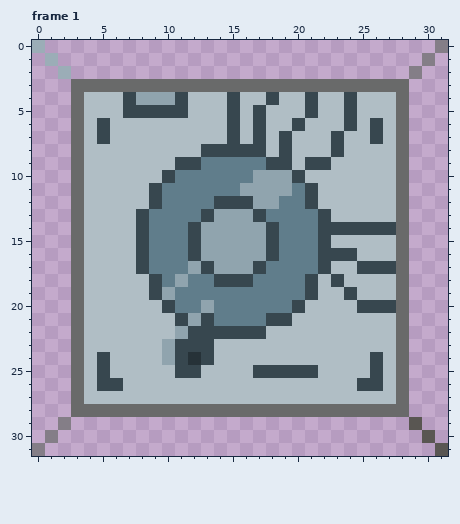
One commit to this pixel-art file: RawArt/Art Material/electronic/hard drive.aseprite. The picture above was drawn from the file before the commit.
32x32 pixels, 1 frame. Shown: frame 1. The commit also changed other frames, which this record leaves out.
After:
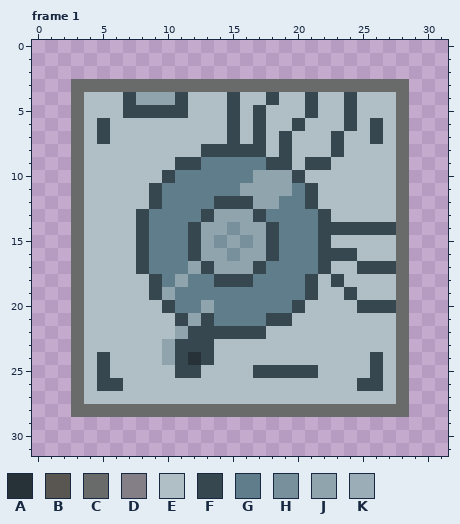
Palette (. is transparent): A #263238  B #595652  C #696a6a  D #847e87  E #b0bec5  F #37474f  G #607d8b  H #78909c  J #90a4ae  K #9badb7
The edit:
Frame 1, layers "Hard drive core", "background":
y 0: x 0 K -> .; x 31 D -> .
y 1: x 1 K -> .; x 30 D -> .
y 2: x 2 K -> .; x 29 D -> .
y 14: x 15 J -> H
y 15: x 14 J -> H; x 16 J -> H
y 16: x 15 J -> H
y 29: x 2 D -> .; x 29 B -> .
y 30: x 1 D -> .; x 30 B -> .
y 31: x 0 D -> .; x 31 B -> .
Pixel boxes of the changes (left, top, right, bottom) in both pictures:
erased: (32, 40, 71, 79)
erased: (409, 40, 448, 79)
changed: (214, 222, 253, 261)
erased: (32, 417, 71, 456)
erased: (409, 417, 448, 456)
